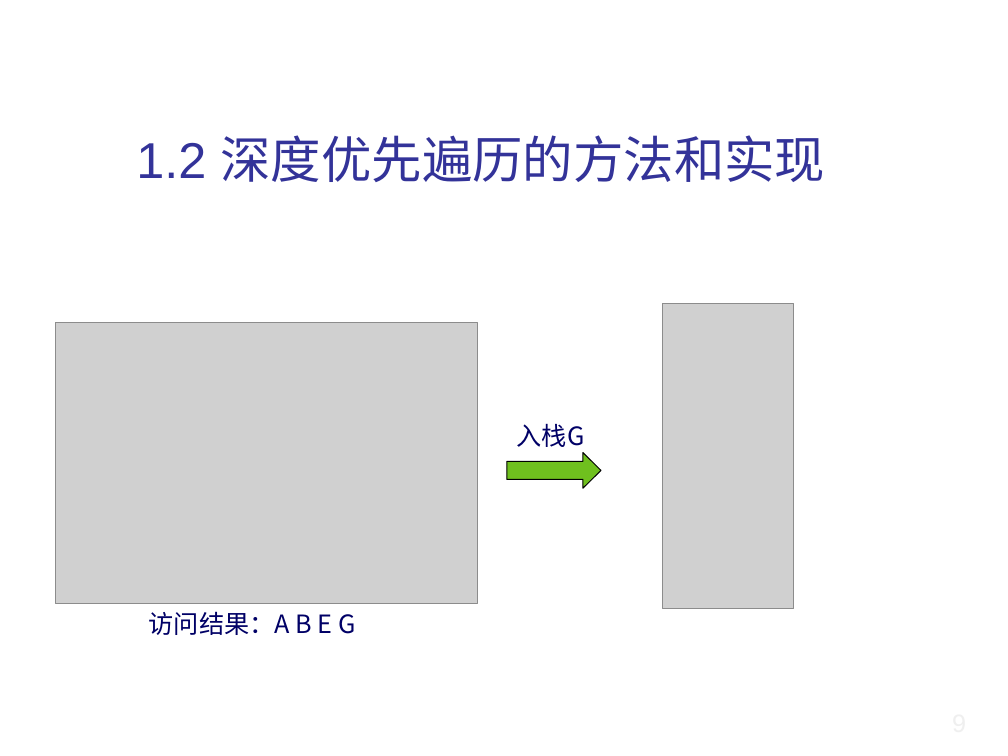
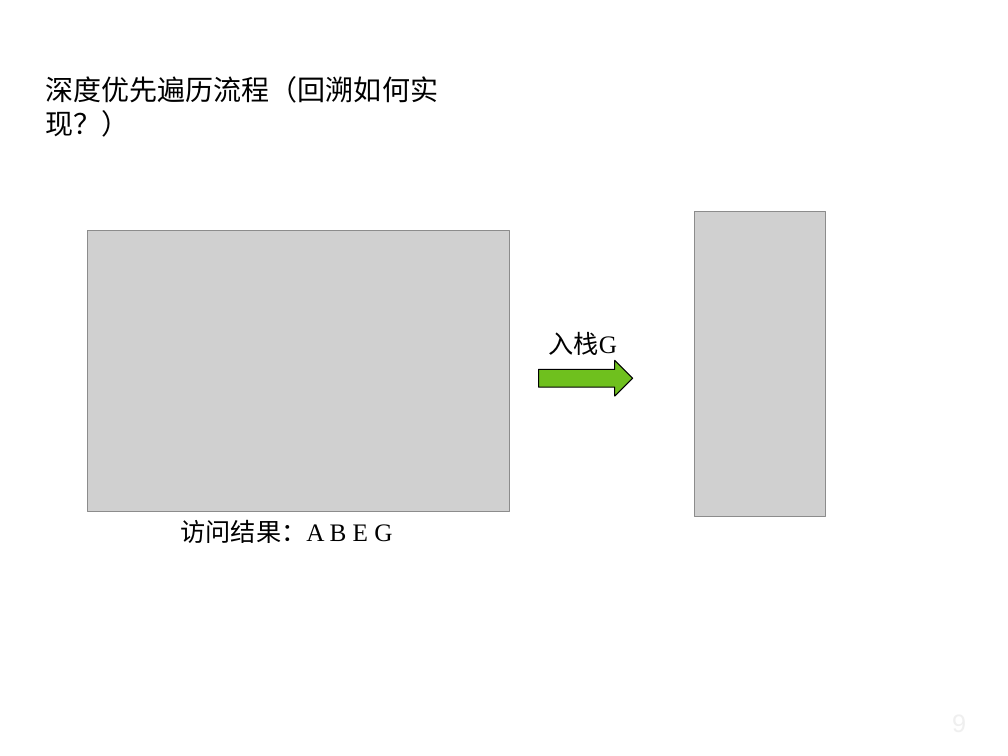
Before and after one commit to liutongling/DP, a slide deck: slide 12 of file/第6章 回朔法.pptx. Drawn at 1008x756 pixels with LibreOffice and Linux fonts; fonts in the diff are those of the drawing; grey boxes stand for pictures; background and template pictures are left out. Boxes give left, top, right and bottom in pixels: in the first picture for what was removed or moved away, otherwise in the second. Text is boxed around its words. In the diff, an @@ line names an element or a change of style, - is before the commit and + after.

```diff
--- a/file/第6章 回朔法.pptx
+++ b/file/第6章 回朔法.pptx
@@ text at (x1=46, y1=76, x2=439, y2=137): text changed; size 36 to 20 pt; font Arial to Times New Roman; text colour #333399 to #000000 @@
-1.2 深度优先遍历的方法和实现
+深度优先遍历流程（回溯如何实现？）
@@ picture moved from (x1=55, y1=323, x2=478, y2=604) to (x1=88, y1=230, x2=510, y2=511) @@
@@ picture moved from (x1=662, y1=303, x2=793, y2=609) to (x1=695, y1=212, x2=826, y2=517) @@
@@ text "入栈G" at (x1=548, y1=331, x2=617, y2=355): font Noto Sans CJK SC to Times New Roman, text colour #000066 to #000000 @@
@@ 2 texts, 1 right arrow moved together from (x1=149, y1=423, x2=601, y2=635) to (x1=180, y1=331, x2=632, y2=543) @@
@@ text "访问结果：A B E G" at (x1=180, y1=519, x2=392, y2=543): font Noto Sans CJK SC to Times New Roman, text colour #000066 to #000000 @@
```
Also in this commit, not shown: 14 other slides changed.
